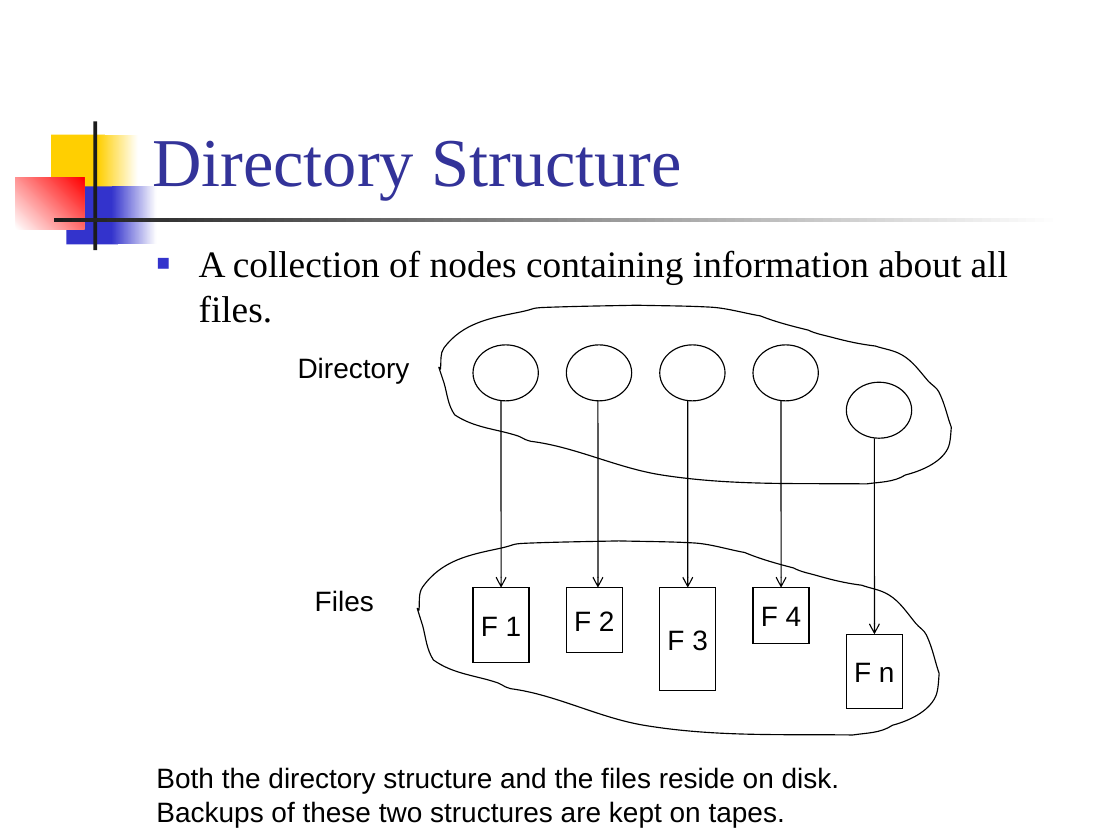
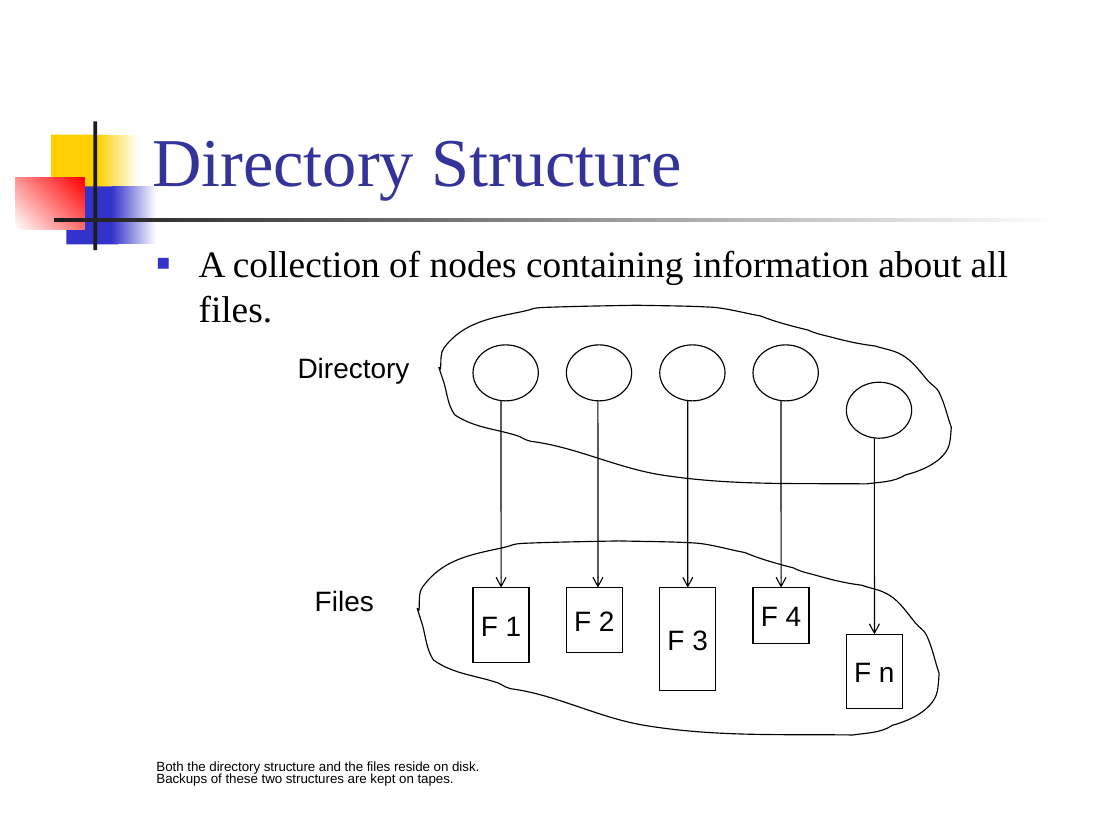
Before and after one commit to CGUSystemCourses/Unix-2015, a slide deck: slide 8 of Lectures/lec05-file_syst_adv/lec05-adv_file_syst.ppt. Drawn at 1120x840 pixels with LibreOffice and Linux fonts; fonts in the diff are those of the drawing. Boxes give left, top, right and bottom in pixels: in the first picture for what was removed or moved away, otherwise in the second. Text is boxed around its words. In the diff, an @@ line names an element or a change of style, - is before the commit and + after.

```diff
--- a/Lectures/lec05-file_syst_adv/lec05-adv_file_syst.ppt
+++ b/Lectures/lec05-file_syst_adv/lec05-adv_file_syst.ppt
@@ text "Both the directory structure and ..." at box(156, 761, 479, 786): size 18 to 8.6 pt; line spacing 1 to 0.8 @@
```
Also in this commit, not shown: 3 other slides changed, 1 other file.
